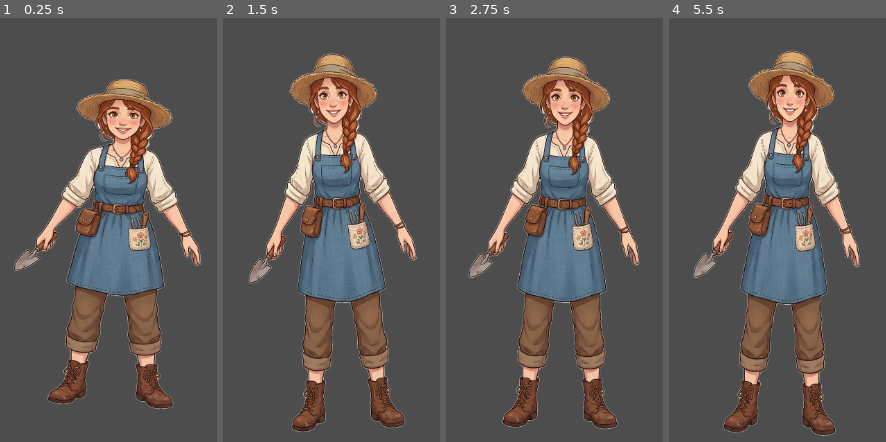
Above: before the commit, frames 1-4 (left to right).
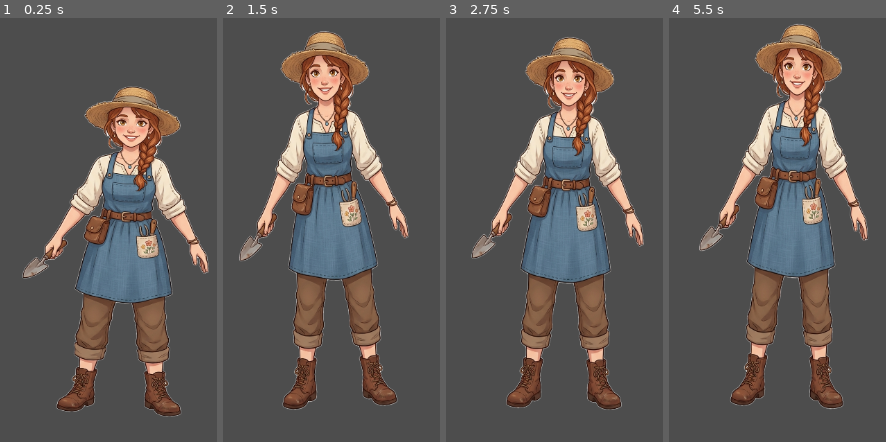
Above: after the commit, the same moments.

Repository: daymanondev/pi-godot-kit
Game: Godot game, scene res://squash.tscn
Same seed, same stepped clock (60 frames per second), same inputs: the game is played once before the commit and once after it.
Inputs:
- Up to frame 1 (0.25 s): no input
- Up to frame 2 (1.5 s): no input
- Up to frame 3 (2.75 s): no input
- Up to frame 4 (5.5 s): no input

The runs differ from the first frame. In frame 1, 24% of the frame differs, in the area x 5-97%, y 14-95%; in frame 2, 29%; in frame 3, 26%; in frame 4, 30%, in the area x 11-92%, y 1-99%.

Commit message:
Fix squash-stretch: plant feet (camera was inheriting scale)
Root cause of the "gelatinous/floaty" look: the Camera2D was a child of
the scaled Farmer node, so the camera zoomed with the body squash => the
whole character appeared to scale from screen center (feet included).
Fix: camera is now a SIBLING of Farmer under a Root node (not a child),
so it ignores Farmer's scale. Restructured Farmer as a pivot Node2D with
a child Sprite2D positioned so feet sit at the pivot => scaling squashes
the body down onto planted feet. Frame-verified: feet swing 60px->13px
(= just the hop), head swings 129px (squash above feet). Vision: 8.5/10,
grounded, charming. Minor nit: the trowel scales with the body.

Diff:
--- a/prototype/cozy-character-rig/farmer_squash.gd
+++ b/prototype/cozy-character-rig/farmer_squash.gd
@@ -1,15 +1,19 @@
-extends Sprite2D
-## Squash-and-stretch single-sprite animation — JOINT-FREE.
-## Uses one polished character image; animates by bob / stretch / lean.
-## No rigging, no separated parts, no painted overlaps => no grotesque joints.
+extends Node2D
+## Squash-and-stretch single-sprite animation — JOINT-FREE, FEET PLANTED.
+## Structure: this Node2D is the PIVOT at the feet/ground. A child Sprite2D
+## holds the character positioned so its feet sit at this pivot. Scaling the
+## pivot squashes/stretches the body DOWN ONTO the feet (feet stay grounded),
+## not from the sprite center.
 
 @export var walk_speed: float = 7.0
-@export var bob_amp: float = 16.0      # bounce height (px)
+@export var bob_amp: float = 16.0      # airborne hop height (px)
 @export var stretch_amp: float = 0.12  # squash/stretch amount
 @export var lean_amp: float = 0.05     # side lean (rad)
 @export var walking: bool = true
+@export var texture_path: String = "res://character.png"
 
 var _t: float = 0.0
+var _sprite: Sprite2D
 
 # headless frame capture -> GIF
 var _cap := false
@@ -23,24 +27,30 @@
 		if a == "--capture":
 			_cap = true
 			DirAccess.make_dir_recursive_absolute(CAP_DIR)
-	if texture:
-		offset = Vector2(0, -texture.get_height() / 2.0)  # pivot at feet
+	var tex := load(texture_path) as Texture2D
+	_sprite = Sprite2D.new()
+	_sprite.texture = tex
+	_sprite.centered = true
+	# place the sprite so its FEET (bottom-center) are at this pivot's origin
+	_sprite.position = Vector2(0, -tex.get_height() / 2.0)
+	add_child(_sprite)
 
 
 func _physics_process(delta: float) -> void:
 	if not walking:
-		# idle: gentle breathing
 		_t += delta * 1.6
 		var b := sin(_t) * 0.015
-		scale = Vector2(1.0 - b, 1.0 + b)
+		scale = Vector2(1.0 - b, 1.0 + b)   # subtle breathing, feet stay
 		rotation = 0.0
 		position = Vector2.ZERO
 		return
 	_t += delta * walk_speed
-	var up := sin(_t * 2.0)            # +airborne, -grounded (2 bounces/stride)
+	var up := sin(_t * 2.0)            # +airborne, -grounded
+	# hop: whole pivot lifts when airborne (feet leave ground briefly = a hop)
 	position.y = -max(0.0, up) * bob_amp
+	# squash/stretch the pivot => body deforms onto planted feet
 	var s := up * stretch_amp
-	scale = Vector2(1.0 - s * 0.7, 1.0 + s)   # tall+thin airborne, short+wide grounded
+	scale = Vector2(1.0 - s * 0.6, 1.0 + s)   # tall+thin airborne, short+wide grounded
 	rotation = sin(_t) * lean_amp
 
 
--- a/prototype/cozy-character-rig/squash.tscn
+++ b/prototype/cozy-character-rig/squash.tscn
@@ -1,13 +1,12 @@
-[gd_scene load_steps=3 format=3]
+[gd_scene load_steps=2 format=3]
 
-[ext_resource type="Texture2D" path="res://character.png" id="1_char"]
-[ext_resource type="Script" path="res://farmer_squash.gd" id="2_scr"]
+[ext_resource type="Script" path="res://farmer_squash.gd" id="1_scr"]
 
-[node name="Farmer" type="Sprite2D"]
-texture = ExtResource("1_char")
-centered = true
-script = ExtResource("2_scr")
+[node name="Root" type="Node2D"]
 
-[node name="Camera2D" type="Camera2D" parent="."]
+[node name="Farmer" type="Node2D" parent="."]
+script = ExtResource("1_scr")
+
+[node name="Camera2D" type="Camera2D" parent="Root"]
 position = Vector2(0, -490)
 zoom = Vector2(0.52, 0.52)
Binary file changed: prototype/cozy-character-rig/farmer_squash_walk.gif
